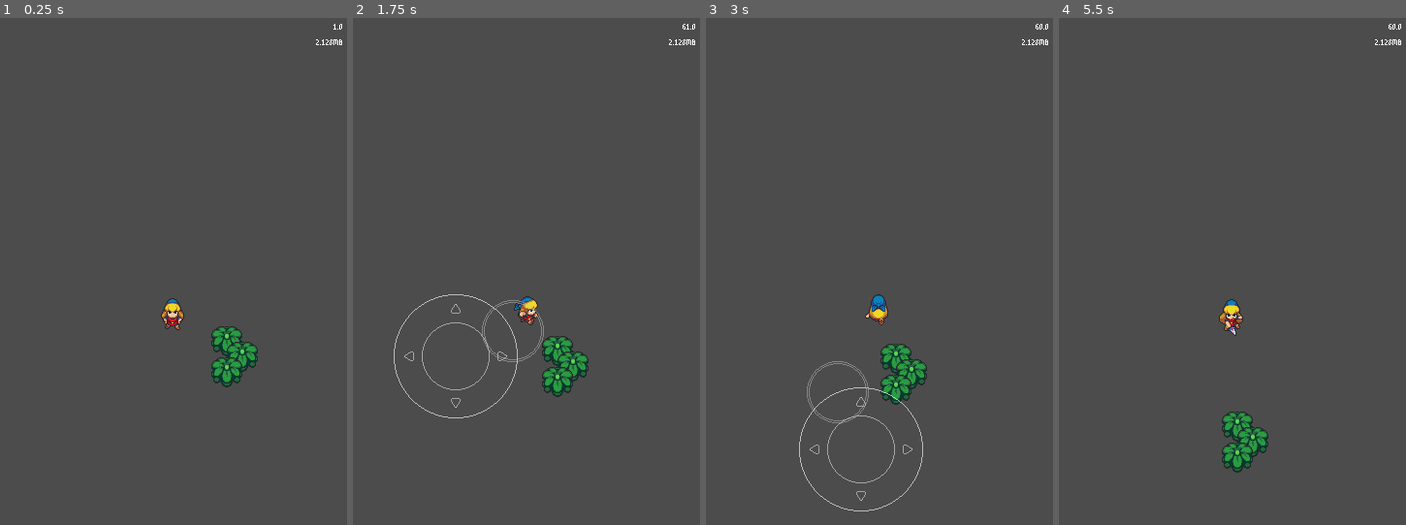
Above: before the commit, frames 1-4 (left to right).
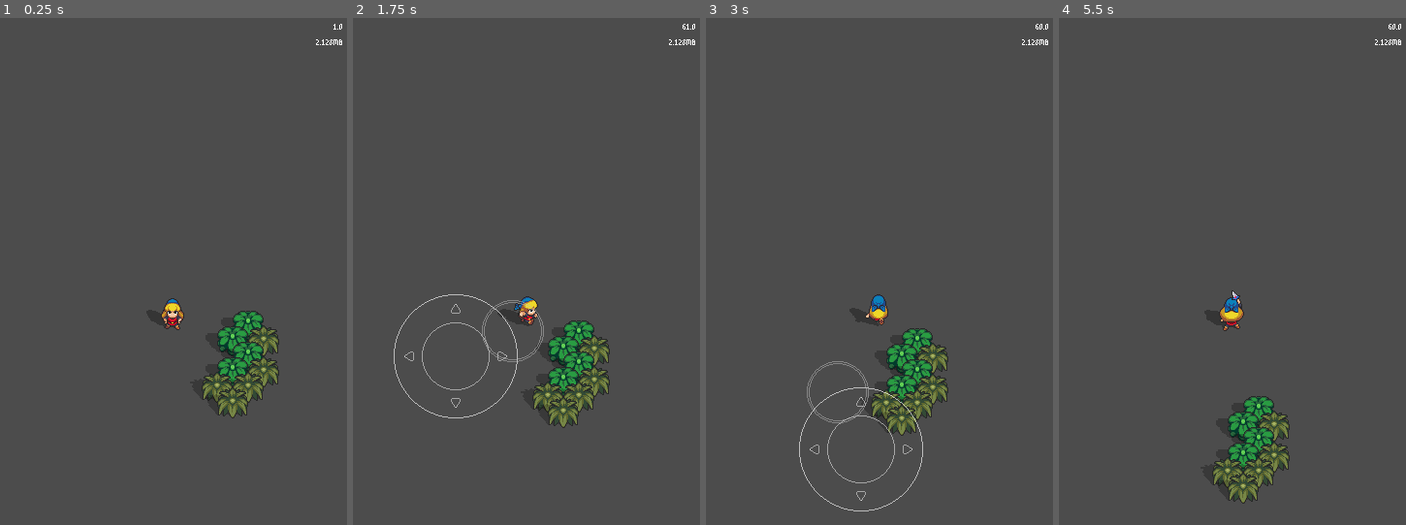
Above: after the commit, the same moments.

Repository: sleep2death/minish
Game: Godot game, scene res://Game.tscn
Two runs of this game, one before a commit and one after it. Both use one fixed random seed, a clock stepped at 60 frames per second and the inputs below.
Inputs (mouse positions are in pixels of both pictures, inside the frame that each line leads up to):
- Up to frame 1 (0.25 s): no input
- Up to frame 2 (1.75 s): tap Enter at 0.5 s; move the mouse to (602, 291) at 0.52 s; click (602, 291) at 0.67 s; drag from (457, 357) to (526, 327) at 1.27 s
- Up to frame 3 (3 s): move the mouse to (914, 190) at 2.02 s; click (914, 190) at 2.17 s; drag from (862, 448) to (775, 230) at 2.77 s
- Up to frame 4 (5.5 s): move the mouse to (1336, 418) at 3.52 s; click (1336, 418) at 3.67 s; drag from (1128, 230) to (1180, 170) at 4.27 s; move the mouse to (1249, 327) at 5.02 s; click (1249, 327) at 5.17 s

The runs differ from the first frame. In frame 1, 2.9% of the frame differs, in the area x 58-81%, y 57-79%; in frame 2, 2.9%; in frame 3, 2.9%; in frame 4, 3.2%, in the area x 44-67%, y 53-96%.

Commit message:
add shader and particles

Diff:
--- a/Assets/Tiles/Interactives.tres
+++ /dev/null
@@ -1,29 +0,0 @@
-[gd_resource type="TileSet" load_steps=3 format=2]
-
-[ext_resource path="res://Assets/Tiles/global_bush.png" type="Texture" id=1]
-
-[sub_resource type="ConvexPolygonShape2D" id=1]
-points = PoolVector2Array( 24, 8, 24, 20, 20, 24, 12, 24, 8, 20, 8, 8 )
-
-[resource]
-0/name = "global_bush.png 0"
-0/texture = ExtResource( 1 )
-0/tex_offset = Vector2( 0, -8 )
-0/modulate = Color( 1, 1, 1, 1 )
-0/region = Rect2( 0, 0, 32, 32 )
-0/tile_mode = 0
-0/occluder_offset = Vector2( 0, 0 )
-0/navigation_offset = Vector2( 0, 0 )
-0/shape_offset = Vector2( 0, -8 )
-0/shape_transform = Transform2D( 1, 0, 0, 1, 0, -8 )
-0/shape = SubResource( 1 )
-0/shape_one_way = false
-0/shape_one_way_margin = 1.0
-0/shapes = [ {
-"autotile_coord": Vector2( 0, 0 ),
-"one_way": false,
-"one_way_margin": 1.0,
-"shape": SubResource( 1 ),
-"shape_transform": Transform2D( 1, 0, 0, 1, 0, -8 )
-} ]
-0/z_index = 0
--- a/Game.tscn
+++ b/Game.tscn
@@ -1,11 +1,13 @@
-[gd_scene load_steps=8 format=2]
+[gd_scene load_steps=10 format=2]
 
 [ext_resource path="res://Scripts/camera_pivot.gd" type="Script" id=1]
 [ext_resource path="res://Joystick/Joystick.tscn" type="PackedScene" id=2]
 [ext_resource path="res://Fonts/m3x6.ttf" type="DynamicFontData" id=3]
 [ext_resource path="res://Scripts/performance_monitor.gd" type="Script" id=4]
 [ext_resource path="res://Player/Player.tscn" type="PackedScene" id=5]
-[ext_resource path="res://Assets/Tiles/Interactives.tres" type="TileSet" id=6]
+[ext_resource path="res://TileSets/Interactives.tres" type="TileSet" id=6]
+[ext_resource path="res://Scripts/interacive_tilemap.gd" type="Script" id=7]
+[ext_resource path="res://Shaders/m_dropshadow_static.tres" type="Material" id=8]
 
 [sub_resource type="DynamicFont" id=1]
 font_data = ExtResource( 3 )
@@ -30,16 +32,18 @@
 [node name="World" type="YSort" parent="."]
 
 [node name="Interactives" type="TileMap" parent="World"]
+material = ExtResource( 8 )
 tile_set = ExtResource( 6 )
 cell_size = Vector2( 16, 16 )
 cell_y_sort = true
 centered_textures = true
+collision_layer = 3
 collision_mask = 0
 format = 1
-tile_data = PoolIntArray( 65539, 0, 0, 131076, 0, 0, 196611, 0, 0 )
+tile_data = PoolIntArray( 4, 0, 0, 65539, 0, 0, 65541, 1, 0, 131076, 0, 0, 196611, 0, 0, 196613, 1, 0, 262146, 1, 0, 262148, 1, 0, 327683, 1, 0 )
+script = ExtResource( 7 )
 
 [node name="Player" parent="World" instance=ExtResource( 5 )]
-collision_layer = 0
 
 [node name="CanvasLayer" type="CanvasLayer" parent="."]
 
--- /dev/null
+++ b/Particles/BushParticles.tscn
@@ -0,0 +1,47 @@
+[gd_scene load_steps=7 format=2]
+
+[ext_resource path="res://Assets/Particles/global_bush_particles.png" type="Texture" id=1]
+[ext_resource path="res://Scripts/bush_particles.gd" type="Script" id=2]
+
+[sub_resource type="CanvasItemMaterial" id=1]
+particles_animation = true
+particles_anim_h_frames = 4
+particles_anim_v_frames = 1
+particles_anim_loop = true
+
+[sub_resource type="Gradient" id=2]
+offsets = PoolRealArray( 0.423913, 1 )
+colors = PoolColorArray( 1, 1, 1, 1, 1, 1, 1, 0 )
+
+[sub_resource type="GradientTexture" id=3]
+gradient = SubResource( 2 )
+width = 100
+
+[sub_resource type="ParticlesMaterial" id=4]
+lifetime_randomness = 0.1
+emission_shape = 1
+emission_sphere_radius = 8.0
+flag_disable_z = true
+direction = Vector3( 0, -1, 0 )
+spread = 90.0
+gravity = Vector3( 0, 98, 0 )
+initial_velocity = 35.0
+initial_velocity_random = 0.1
+orbit_velocity = 0.0
+orbit_velocity_random = 0.0
+damping = 10.0
+damping_random = 0.2
+color_ramp = SubResource( 3 )
+anim_offset = 1.0
+anim_offset_random = 1.0
+
+[node name="LostWoodsBushParticles" type="Particles2D"]
+material = SubResource( 1 )
+emitting = false
+amount = 5
+lifetime = 0.5
+one_shot = true
+explosiveness = 1.0
+process_material = SubResource( 4 )
+texture = ExtResource( 1 )
+script = ExtResource( 2 )
--- /dev/null
+++ b/Particles/DustPoofParticles.tscn
@@ -0,0 +1,45 @@
+[gd_scene load_steps=6 format=2]
+
+[ext_resource path="res://Assets/dust_poof_particles.png" type="Texture" id=1]
+
+[sub_resource type="CanvasItemMaterial" id=5]
+particles_animation = true
+particles_anim_h_frames = 7
+particles_anim_v_frames = 1
+particles_anim_loop = true
+
+[sub_resource type="Gradient" id=2]
+offsets = PoolRealArray( 0.423913, 1 )
+colors = PoolColorArray( 1, 1, 1, 1, 1, 1, 1, 0 )
+
+[sub_resource type="GradientTexture" id=3]
+gradient = SubResource( 2 )
+width = 100
+
+[sub_resource type="ParticlesMaterial" id=4]
+lifetime_randomness = 0.1
+emission_shape = 1
+emission_sphere_radius = 8.0
+flag_disable_z = true
+direction = Vector3( 0, -1, 0 )
+spread = 90.0
+gravity = Vector3( 0, 98, 0 )
+initial_velocity = 35.0
+initial_velocity_random = 0.1
+orbit_velocity = 0.0
+orbit_velocity_random = 0.0
+damping = 10.0
+damping_random = 0.2
+color_ramp = SubResource( 3 )
+anim_offset = 1.0
+anim_offset_random = 1.0
+
+[node name="DustPoofParticles" type="Particles2D"]
+material = SubResource( 5 )
+emitting = false
+amount = 5
+lifetime = 0.5
+one_shot = true
+explosiveness = 1.0
+process_material = SubResource( 4 )
+texture = ExtResource( 1 )
--- /dev/null
+++ b/Particles/LostWoodsBushParticles.tscn
@@ -0,0 +1,47 @@
+[gd_scene load_steps=7 format=2]
+
+[ext_resource path="res://Assets/Particles/LostWoodsBushParticles.png" type="Texture" id=1]
+[ext_resource path="res://Scripts/bush_particles.gd" type="Script" id=2]
+
+[sub_resource type="CanvasItemMaterial" id=1]
+particles_animation = true
+particles_anim_h_frames = 4
+particles_anim_v_frames = 1
+particles_anim_loop = true
+
+[sub_resource type="Gradient" id=2]
+offsets = PoolRealArray( 0.423913, 1 )
+colors = PoolColorArray( 1, 1, 1, 1, 1, 1, 1, 0 )
+
+[sub_resource type="GradientTexture" id=3]
+gradient = SubResource( 2 )
+width = 100
+
+[sub_resource type="ParticlesMaterial" id=4]
+lifetime_randomness = 0.1
+emission_shape = 1
+emission_sphere_radius = 8.0
+flag_disable_z = true
+direction = Vector3( 0, -1, 0 )
+spread = 90.0
+gravity = Vector3( 0, 98, 0 )
+initial_velocity = 35.0
+initial_velocity_random = 0.1
+orbit_velocity = 0.0
+orbit_velocity_random = 0.0
+damping = 10.0
+damping_random = 0.2
+color_ramp = SubResource( 3 )
+anim_offset = 1.0
+anim_offset_random = 1.0
+
+[node name="BushParticles" type="Particles2D"]
+material = SubResource( 1 )
+emitting = false
+amount = 5
+lifetime = 0.5
+one_shot = true
+explosiveness = 1.0
+process_material = SubResource( 4 )
+texture = ExtResource( 1 )
+script = ExtResource( 2 )
--- /dev/null
+++ b/Particles/LostWoodsHighBushParticles.tscn
@@ -0,0 +1,47 @@
+[gd_scene load_steps=7 format=2]
+
+[ext_resource path="res://Assets/Tiles/LostWoods/LostWoodsBushParticles.png" type="Texture" id=1]
+[ext_resource path="res://Scripts/Par_Bush.gd" type="Script" id=2]
+
+[sub_resource type="CanvasItemMaterial" id=1]
+particles_animation = true
+particles_anim_h_frames = 4
+particles_anim_v_frames = 1
+particles_anim_loop = true
+
+[sub_resource type="Gradient" id=2]
+offsets = PoolRealArray( 0.423913, 1 )
+colors = PoolColorArray( 1, 1, 1, 1, 1, 1, 1, 0 )
+
+[sub_resource type="GradientTexture" id=3]
+gradient = SubResource( 2 )
+width = 100
+
+[sub_resource type="ParticlesMaterial" id=4]
+lifetime_randomness = 0.1
+emission_shape = 1
+emission_sphere_radius = 8.0
+flag_disable_z = true
+direction = Vector3( 0, -1, 0 )
+spread = 90.0
+gravity = Vector3( 0, 98, 0 )
+initial_velocity = 35.0
+initial_velocity_random = 0.1
+orbit_velocity = 0.0
+orbit_velocity_random = 0.0
+damping = 10.0
+damping_random = 0.2
+color_ramp = SubResource( 3 )
+anim_offset = 1.0
+anim_offset_random = 1.0
+
+[node name="BushParticles" type="Particles2D"]
+material = SubResource( 1 )
+emitting = false
+amount = 5
+lifetime = 0.5
+one_shot = true
+explosiveness = 1.0
+process_material = SubResource( 4 )
+texture = ExtResource( 1 )
+script = ExtResource( 2 )
--- a/Player/Player.tscn
+++ b/Player/Player.tscn
@@ -6,9 +6,21 @@
 [ext_resource path="res://addons/aseplayer/aseplayer.gd" type="Script" id=4]
 [ext_resource path="res://Assets/Animations/cadence.png" type="Texture" id=5]
 [ext_resource path="res://Player/state_attack.gd" type="Script" id=6]
+[ext_resource path="res://Scripts/hurt_box.gd" type="Script" id=7]
+[ext_resource path="res://Scripts/stats.gd" type="Script" id=8]
+[ext_resource path="res://Shaders/m_dropshadow_animated.tres" type="Material" id=9]
+[ext_resource path="res://Scripts/drop_shadow.gd" type="Script" id=10]
 
 [sub_resource type="CircleShape2D" id=1]
-radius = 9.0
+radius = 8.0
+
+[sub_resource type="CapsuleShape2D" id=18]
+radius = 16.0
+height = 28.0
+
+[sub_resource type="CapsuleShape2D" id=19]
+radius = 6.0
+height = 12.0
 
 [sub_resource type="Animation" id=2]
 length = 0.7
@@ -2127,15 +2139,33 @@
 margin = Rect2( 0, 0, 128, 128 )
 
 [node name="Player" type="KinematicBody2D"]
+collision_layer = 0
+collision_mask = 3
 script = ExtResource( 1 )
+
+[node name="Stats" type="Node" parent="."]
+script = ExtResource( 8 )
 
 [node name="FootCollision" type="CollisionShape2D" parent="."]
 shape = SubResource( 1 )
 
 [node name="HitBox" type="Area2D" parent="."]
-position = Vector2( 1, 0 )
+position = Vector2( 0, -10 )
+collision_layer = 0
+collision_mask = 6
+
+[node name="CollisionShape2D" type="CollisionShape2D" parent="HitBox"]
+position = Vector2( 0, 24 )
+shape = SubResource( 18 )
 
 [node name="HurtBox" type="Area2D" parent="."]
+position = Vector2( 0, -10 )
+collision_layer = 8
+collision_mask = 0
+script = ExtResource( 7 )
+
+[node name="CollisionShape2D" type="CollisionShape2D" parent="HurtBox"]
+shape = SubResource( 19 )
 
 [node name="FSM" type="Node" parent="."]
 script = ExtResource( 2 )
@@ -2147,6 +2177,7 @@
 
 [node name="Attack" type="Node" parent="FSM"]
 script = ExtResource( 6 )
+attack_animation_speed = 1.75
 
 [node name="AsePlayer" type="AnimationPlayer" parent="."]
 anims/back_attack_dagger = SubResource( 2 )
@@ -2167,7 +2198,11 @@
 offset = Vector2( -64, -76 )
 layers = [ NodePath("../layer_body"), NodePath("../layer_weapon"), NodePath("../layer_fx") ]
 
+[node name="layer_shadow" type="Node2D" parent="."]
+script = ExtResource( 10 )
+
 [node name="layer_body" type="Sprite" parent="."]
+material = ExtResource( 9 )
 texture = SubResource( 15 )
 centered = false
 offset = Vector2( -64, -76 )
--- a/Player/player.gd
+++ b/Player/player.gd
@@ -4,7 +4,7 @@
 var velocity := Vector2.ZERO
 var anim_direction_name = "none"
 
-export (int, 0, 300) var detection_range = 128
+export (int, 0, 300) var detection_range = 64
 onready var detection_range_squared = detection_range * detection_range
 onready var detection_shape := CircleShape2D.new()
 
@@ -14,8 +14,29 @@
 export (NodePath) var interactives_map = "../Interactives"
 onready var interactives := get_node(interactives_map) as TileMap
 
+onready var hurt_box := $HurtBox as Area2D
+
+onready var hit_box := $HitBox as Area2D
+onready var hit_shape := hit_box.get_node("CollisionShape2D") as CollisionShape2D
+
+onready var stats := $Stats as Stats
+
 func _ready():
 	detection_shape.radius = detection_range
+	query.collide_with_areas = true
+
+func hit_interactives():
+	query.set_shape(hit_shape.shape)
+	query.transform = hit_shape.global_transform
+	query.collision_layer = hit_box.collision_mask
+
+	var res = physics.intersect_shape(query)
+	for col in res:
+		if col.collider is InteractiveTileMap:
+			col.collider.on_hit(col.metadata, stats)
+		elif col.collider is HurtBox:
+			col.collider.on_hit(stats)
+			pass
 
 func get_interactives() -> Array:
 	query.set_shape(detection_shape)
--- a/Player/state_attack.gd
+++ b/Player/state_attack.gd
@@ -5,26 +5,35 @@
 export (float, 0.1, 3.0, 0.01) var attack_animation_speed = 2.0
 export (int, 100, 600, 1) var friction = 500
 
-export (Shape2D) var shape
-
-var velocity := Vector2.ZERO
-var target_pos := Vector2.ZERO
+# actually frame, not animation frame
+export (int, 0, 10) var hit_start_frame = 4
+export (int, 0, 10) var hit_end_frame = 8
+var frame_count = 0
 
 func _enter():
-	target_pos = find_target()
+	var target_pos := find_target()
 	if target_pos == Vector2.ZERO:
 		assert(not player.anim_direction_name == "none", "animation has no direction: %s" % ase_player.current_animation)
 	else:
 		player.anim_direction_name = get_direction_name((target_pos - player.global_position).normalized())
 
 	play_anim("attack_dagger", player.anim_direction_name, attack_animation_speed, false)
+	hit_box.rotation = get_direction_from_name(player.anim_direction_name).angle() - HALF_PI
+
 	assert(ase_player.connect("animation_finished", self, "on_animation_finished") == OK)
 
 func _exit():
+	frame_count = 0
 	ase_player.disconnect("animation_finished", self, "on_animation_finished")
 
-func _update(_delta):
-	pass
+func _update(delta):
+	player.velocity = player.velocity.move_toward(Vector2.ZERO, delta * friction)
+	player.velocity = player.move_and_slide(player.velocity)
+
+	# hit duration
+	if frame_count >= hit_start_frame && frame_count < hit_end_frame:
+		player.hit_interactives()
+	frame_count += 1
 
 func find_target() -> Vector2:
 	var res = player.get_interactives()
--- /dev/null
+++ b/Scripts/bush_particles.gd
@@ -0,0 +1,8 @@
+extends Particles2D
+
+func _ready():
+	emitting = true
+
+func _physics_process(_delta):
+	if emitting == false:
+		queue_free()
--- /dev/null
+++ b/Scripts/drop_shadow.gd
@@ -0,0 +1,19 @@
+extends Node2D
+class_name DropShadow
+
+export (NodePath) var target_node = "../layer_body"
+onready var target = get_node(target_node)
+
+export (Vector2) var offset = Vector2(-3, 1.0)
+
+export (float, 0.0, 1.0, 0.1) var scale_y = 0.60
+export (float, -1.0, 1.0, 0.1) var skew_x = 0.75
+export (float, 0.0, 1.0, 0.1) var alpha = 0.3
+
+func _draw():
+	var tr = Transform2D(Vector2(target.scale.x, 0), Vector2(skew_x, scale_y), offset)
+	self.transform = tr
+	draw_texture(target.texture, target.offset, Color(0, 0, 0, alpha))
+
+func _physics_process(_delta):
+	update()
--- a/Scripts/entity_state_base.gd
+++ b/Scripts/entity_state_base.gd
@@ -1,5 +1,7 @@
 class_name EntityStateBase
 extends FSMState
+
+const HALF_PI = PI * 0.5
 
 onready var joystick := get_node("/root/Game/CanvasLayer/UI/Joystick") as Joystick
 
@@ -14,6 +16,7 @@
 
 export (NodePath) var hit_box_node = "../../HitBox"
 onready var hit_box := get_node(hit_box_node) as Area2D
+onready var hit_shape := hit_box.get_node("CollisionShape2D") as CollisionShape2D
 
 export (NodePath) var ase_player_node = "../../AsePlayer"
 onready var ase_player := get_node(ase_player_node) as AsePlayer
@@ -57,6 +60,18 @@
 		return anim
 	return "none"
 
+func get_direction_from_name(name: String) -> Vector2:
+	match name:
+		"left":
+			return Vector2.LEFT
+		"right":
+			return Vector2.RIGHT
+		"back":
+			return Vector2.UP
+		"front":
+			return Vector2.DOWN
+	return Vector2.ZERO
+
 func get_side_direction(name: String) -> String:
 	if name == "left" or name == "right":
 		return "side"
--- /dev/null
+++ b/Scripts/hurt_box.gd
@@ -0,0 +1,5 @@
+extends Area2D
+class_name HurtBox
+
+func on_hurt(stats):
+	print("get hit from: ", stats.owner)
--- /dev/null
+++ b/Scripts/interacive_tilemap.gd
@@ -0,0 +1,23 @@
+extends TileMap
+class_name InteractiveTileMap
+
+var bush_particles = preload("res://Particles/BushParticles.tscn")
+var lostwoods_bush_particles = preload("res://Particles/LostWoodsBushParticles.tscn")
+
+func on_hit(pos: Vector2, _stats: Stats):
+	var lp = map_to_world(pos)
+	var gp = to_global(lp)
+
+	match tile_set.tile_get_name(get_cellv(pos)):
+		"global_bush":
+			hit_bush(pos, gp, bush_particles)
+		"lostwoods_bush":
+			hit_bush(pos, gp, lostwoods_bush_particles)
+
+func hit_bush(map_pos, global_pos, par):
+	var p = par.instance()
+	p.position = global_pos + Vector2(16, 16)
+	var world = get_tree().current_scene
+	world.add_child(p)
+
+	set_cellv(map_pos, -1)
--- /dev/null
+++ b/Scripts/stats.gd
@@ -0,0 +1,26 @@
+class_name Stats
+extends Node
+
+export (int, 1, 100, 1) var damage = 1
+
+export (int, 1, 20, 1) var max_hp = 12
+onready var hp: int = max_hp setget set_hp
+
+signal dying()
+signal health_changed(hp)
+
+func _ready():
+	emit_signal("health_changed", hp)
+
+func set_hp(value):
+	value = clamp(value, 0, max_hp)
+	if value != hp:
+		hp = value
+		emit_signal("health_changed", hp)
+
+	if hp == 0:
+		emit_signal("dying")
+
+func take_damage(from: Stats) -> int:
+	self.hp -= from.damage
+	return hp
--- /dev/null
+++ b/Shaders/dropshadow_animated.shader
@@ -0,0 +1,14 @@
+shader_type canvas_item;
+render_mode blend_mix;
+
+uniform vec4 region;
+uniform  vec2 offset;
+uniform vec4 modulate : hint_color;
+
+void vertex() {
+	// VERTEX.y = VERTEX.y * (1.0 + newOffset.y);
+}
+void fragment() {
+	COLOR = texture(TEXTURE, UV);
+	// COLOR = mix(shadow, col, col.a);
+}
--- /dev/null
+++ b/Shaders/dropshadow_static.shader
@@ -0,0 +1,49 @@
+shader_type canvas_item;
+render_mode blend_mix;
+
+uniform float skew_x = 24.0;
+uniform float offset_y = 0.3;
+uniform float foot_offset = 0.94;
+uniform vec4 modulate : hint_color;
+
+void vertex() {
+	vec2 ps = TEXTURE_PIXEL_SIZE;
+	float scale_x = skew_x * ps.x;
+	VERTEX.x = VERTEX.x * (1.0 + scale_x) - 0.5 * skew_x;
+}
+
+void fragment() {
+	vec2 ps = TEXTURE_PIXEL_SIZE;
+	float scale_x = skew_x * ps.x;
+
+	vec2 newUV;
+	newUV.x = UV.x * (1.0 + scale_x) - scale_x;
+	newUV.y = UV.y;
+
+	vec4 col = texture(TEXTURE, newUV);
+
+	float alphaCut = 1.0;
+	if (newUV.x < 0.0 ||
+		newUV.x > 1.0) {
+		alphaCut = 0.0;
+	}
+
+	vec4 c = vec4(col.rgb, col.a * alphaCut);
+
+	vec2 skew_uv = vec2( newUV.x + scale_x * (-newUV.y + foot_offset),
+	newUV.y * (1.0 + offset_y) - foot_offset * offset_y);
+
+	vec4 shadow = vec4(modulate.rgb, texture(TEXTURE, skew_uv).a * modulate.a);
+
+	alphaCut = 1.0;
+	if (skew_uv.x < 0.0 ||
+		skew_uv.x > 1.0 ||
+		skew_uv.y < 0.0
+		) {
+		alphaCut = 0.0;
+	}
+	vec4 s = vec4(shadow.rgb, shadow.a * alphaCut);
+
+	// COLOR = s;
+	COLOR = mix(s, c, c.a);
+}
--- /dev/null
+++ b/Shaders/m_dropshadow_animated.tres
@@ -0,0 +1,9 @@
+[gd_resource type="ShaderMaterial" load_steps=2 format=2]
+
+[ext_resource path="res://Shaders/dropshadow_animated.shader" type="Shader" id=1]
+
+[resource]
+shader = ExtResource( 1 )
+shader_param/region = null
+shader_param/offset = Vector2( 0.1, 0.1 )
+shader_param/modulate = Color( 0, 0, 0, 0.470588 )
--- /dev/null
+++ b/Shaders/m_dropshadow_static.tres
@@ -0,0 +1,10 @@
+[gd_resource type="ShaderMaterial" load_steps=2 format=2]
+
+[ext_resource path="res://Shaders/dropshadow_static.shader" type="Shader" id=1]
+
+[resource]
+shader = ExtResource( 1 )
+shader_param/skew_x = 24.0
+shader_param/offset_y = 0.3
+shader_param/foot_offset = 0.94
+shader_param/modulate = Color( 0, 0, 0, 0.25098 )
--- /dev/null
+++ b/TileSets/Interactives.tres
@@ -0,0 +1,54 @@
+[gd_resource type="TileSet" load_steps=5 format=2]
+
+[ext_resource path="res://Assets/Tiles/global_bush.png" type="Texture" id=1]
+[ext_resource path="res://Assets/Tiles/LostWoodsBush.png" type="Texture" id=2]
+
+[sub_resource type="ConvexPolygonShape2D" id=1]
+points = PoolVector2Array( 24, 24, 8, 24, 8, 8, 24, 8 )
+
+[sub_resource type="ConvexPolygonShape2D" id=2]
+points = PoolVector2Array( 24, 24, 8, 24, 8, 8, 24, 8 )
+
+[resource]
+0/name = "global_bush"
+0/texture = ExtResource( 1 )
+0/tex_offset = Vector2( 0, -8 )
+0/modulate = Color( 1, 1, 1, 1 )
+0/region = Rect2( 0, 0, 32, 32 )
+0/tile_mode = 0
+0/occluder_offset = Vector2( 0, 0 )
+0/navigation_offset = Vector2( 0, 0 )
+0/shape_offset = Vector2( 0, 0 )
+0/shape_transform = Transform2D( 1, 0, 0, 1, 0, 0 )
+0/shape = SubResource( 1 )
+0/shape_one_way = false
+0/shape_one_way_margin = 1.0
+0/shapes = [ {
+"autotile_coord": Vector2( 0, 0 ),
+"one_way": false,
+"one_way_margin": 1.0,
+"shape": SubResource( 1 ),
+"shape_transform": Transform2D( 1, 0, 0, 1, 0, 0 )
+} ]
+0/z_index = 0
+1/name = "lostwoods_bush"
+1/texture = ExtResource( 2 )
+1/tex_offset = Vector2( 0, -8 )
+1/modulate = Color( 1, 1, 1, 1 )
+1/region = Rect2( 0, 0, 32, 32 )
+1/tile_mode = 0
+1/occluder_offset = Vector2( 0, 0 )
+1/navigation_offset = Vector2( 0, 0 )
+1/shape_offset = Vector2( 0, -8 )
+1/shape_transform = Transform2D( 1, 0, 0, 1, 0, -8 )
+1/shape = SubResource( 2 )
+1/shape_one_way = false
+1/shape_one_way_margin = 1.0
+1/shapes = [ {
+"autotile_coord": Vector2( 0, 0 ),
+"one_way": false,
+"one_way_margin": 1.0,
+"shape": SubResource( 2 ),
+"shape_transform": Transform2D( 1, 0, 0, 1, 0, -8 )
+} ]
+1/z_index = 0
--- a/project.godot
+++ b/project.godot
@@ -14,6 +14,11 @@
 "language": "GDScript",
 "path": "res://addons/aseplayer/aseplayer.gd"
 }, {
+"base": "Node2D",
+"class": "DropShadow",
+"language": "GDScript",
+"path": "res://Scripts/drop_shadow.gd"
+}, {
 "base": "FSMState",
 "class": "EntityStateBase",
 "language": "GDScript",
@@ -29,6 +34,16 @@
 "language": "GDScript",
 "path": "res://Scripts/fsm_state.gd"
 }, {
+"base": "Area2D",
+"class": "HurtBox",
+"language": "GDScript",
+"path": "res://Scripts/hurt_box.gd"
+}, {
+"base": "TileMap",
+"class": "InteractiveTileMap",
+"language": "GDScript",
+"path": "res://Scripts/interacive_tilemap.gd"
+}, {
 "base": "Control",
 "class": "Joystick",
 "language": "GDScript",
@@ -38,14 +53,23 @@
 "class": "Player",
 "language": "GDScript",
 "path": "res://Player/player.gd"
+}, {
+"base": "Node",
+"class": "Stats",
+"language": "GDScript",
+"path": "res://Scripts/stats.gd"
 } ]
 _global_script_class_icons={
 "AsePlayer": "",
+"DropShadow": "",
 "EntityStateBase": "",
 "FSM": "",
 "FSMState": "",
+"HurtBox": "",
+"InteractiveTileMap": "",
 "Joystick": "",
-"Player": ""
+"Player": "",
+"Stats": ""
 }
 
 [application]
@@ -68,9 +92,23 @@
 
 enabled=PoolStringArray( "res://addons/aseplayer/plugin.cfg" )
 
+[importer_defaults]
+
+texture={
+"detect_3d": false,
+"flags/filter": false
+}
+
 [input_devices]
 
 pointing/emulate_touch_from_mouse=true
+
+[layer_names]
+
+2d_physics/layer_1="world"
+2d_physics/layer_2="world_interactives"
+2d_physics/layer_3="enemy_hurt_box"
+2d_physics/layer_4="player_hurt_box"
 
 [physics]
 
Renamed: Assets/Tiles/LostWoodsBushParticles.png -> Assets/Particles/LostWoodsBushParticles.png
Not shown, changed: Assets/Particles/LostWoodsBushParticles.png.import
Binary file added: Assets/Particles/dust_poof_particles.png
Not shown, changed: Assets/Particles/dust_poof_particles.png.import
Renamed: Assets/Tiles/global_bush_particles.png -> Assets/Particles/global_bush_particles.png
Not shown, added: Assets/Particles/global_bush_particles.png.import
Renamed: Assets/Tiles/grasslands_Cloud_1.png -> Assets/Particles/grasslands_Cloud_1.png
Not shown, changed: Assets/Particles/grasslands_Cloud_1.png.import
Renamed: Assets/Tiles/grasslands_Cloud_2.png -> Assets/Particles/grasslands_Cloud_2.png
Not shown, changed: Assets/Particles/grasslands_Cloud_2.png.import
Renamed: Assets/Tiles/grasslands_Cloud_3.png -> Assets/Particles/grasslands_Cloud_3.png
Not shown, changed: Assets/Particles/grasslands_Cloud_3.png.import
(and 7 more such lines)
